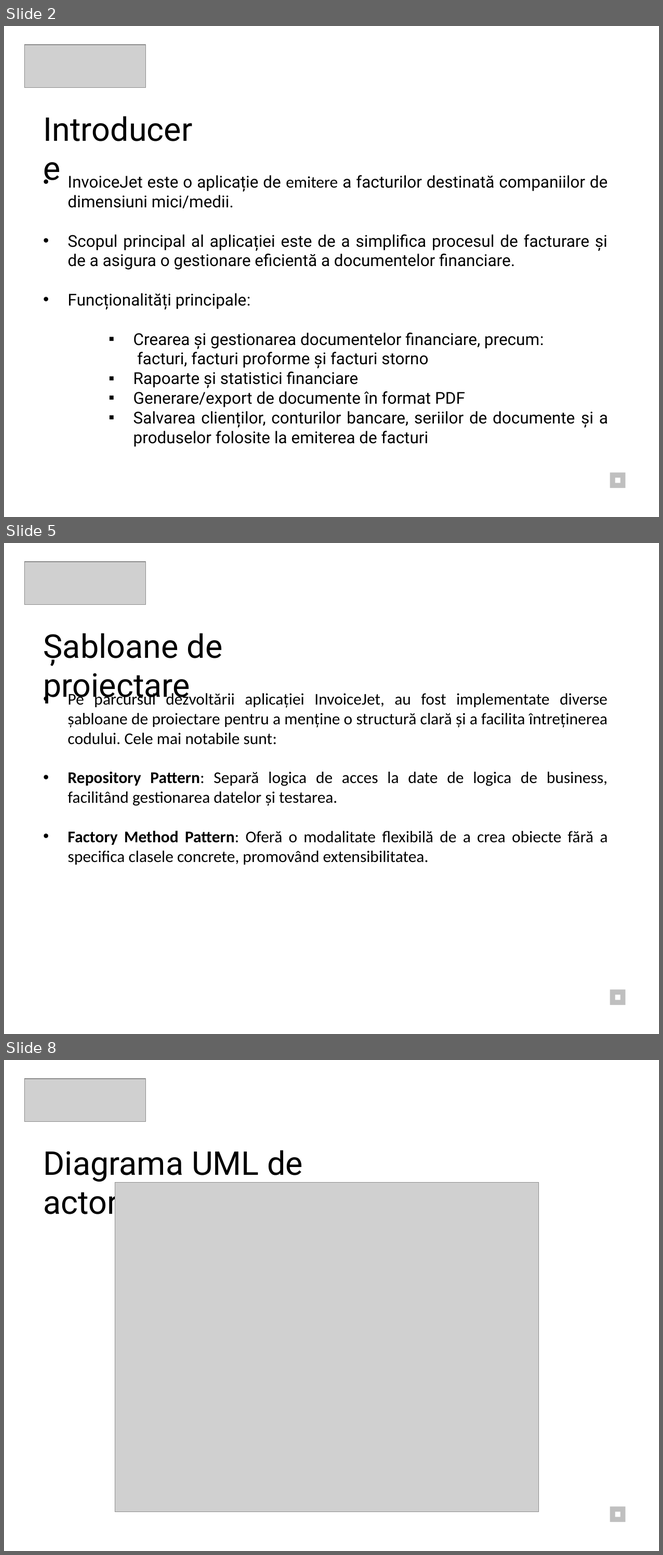
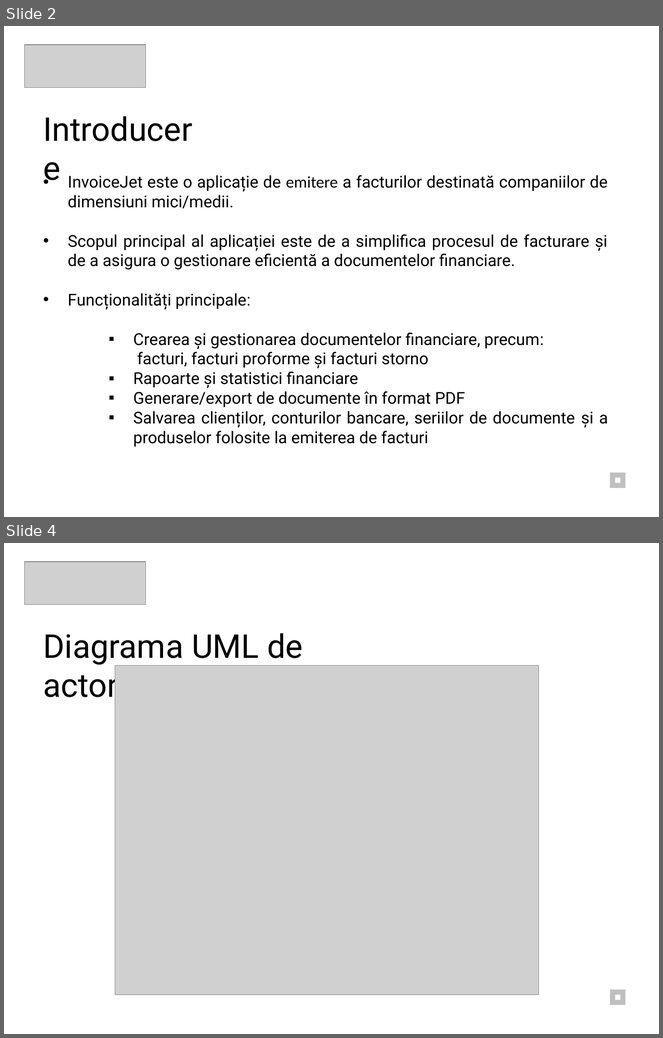
Before and after one commit to zsoltibv/InvoiceJet, a slide deck: Prezentare_Hosszu_Zsolt.pptx. Shown one above the other, each under a label of ours: slides 2, 5 and 8 before the commit, slides 2 and 4 after it; the slides between them are not shown. The pictures are 663x1555 and 663x1038 pixels, drawn with LibreOffice and Linux fonts; fonts in the diff are those of the drawing; grey boxes stand for pictures. Boxes give left, top, right and bottom in pixels: in the first picture for what was removed or moved away, otherwise in the second. Text is boxed around its words. In the diff, an @@ line names an element or a change of style, - is before the commit and + after.

```diff
--- a/Prezentare_Hosszu_Zsolt.pptx
+++ b/Prezentare_Hosszu_Zsolt.pptx
@@ slide 5 removed at (x1=4, y1=543, x2=659, y2=1034), background #FFFFFF @@
@@ picture removed at (x1=24, y1=562, x2=145, y2=605) @@
@@ text removed at (x1=44, y1=633, x2=223, y2=705) @@
-Șabloane de proiectare
@@ text removed at (x1=68, y1=691, x2=608, y2=865) @@
-• Pe parcursul dezvoltării aplicației InvoiceJet, au fost implementate diverse șabloane de proiectare pentru a menține o structură clară și a facilita întreținerea codului. Cele mai notabile sunt:
-• Repository Pattern: Separă logica de acces la date de logica de business, facilitând gestionarea datelor și testarea.
-• Factory Method Pattern: Oferă o modalitate flexibilă de a crea obiecte fără a specifica clasele concrete, promovând extensibilitatea.
@@ rectangle removed at (x1=610, y1=990, x2=626, y2=1006) @@
@@ rectangle removed at (x1=616, y1=995, x2=621, y2=1000) @@
@@ what was slide 8 is now slide 4 @@
```
Also in this commit, not shown: 2 slides changed, 3 other slides removed.
